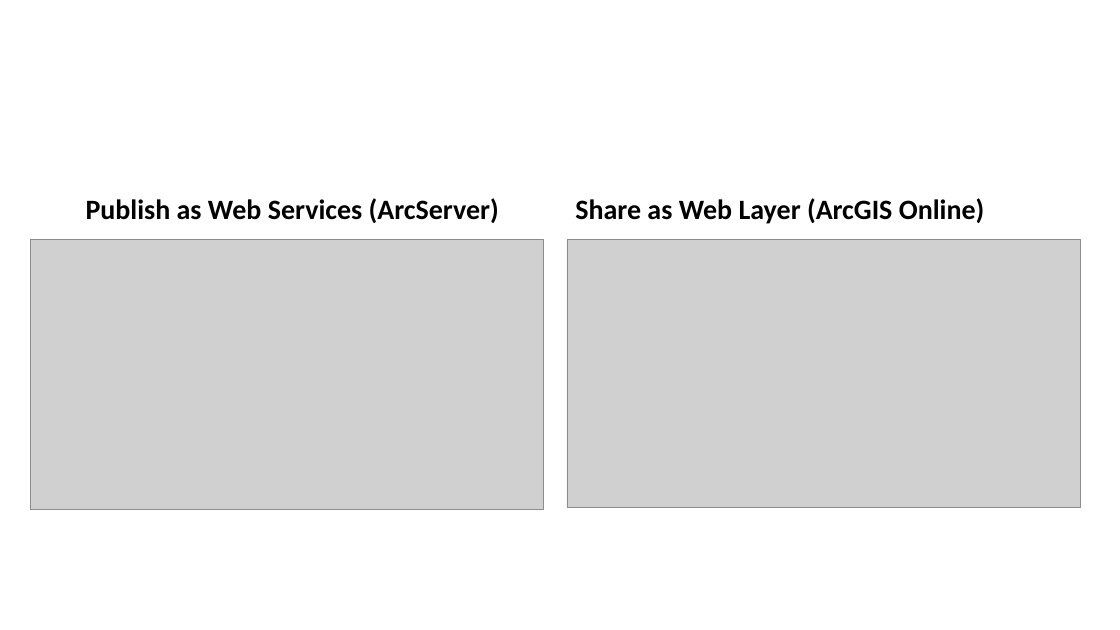
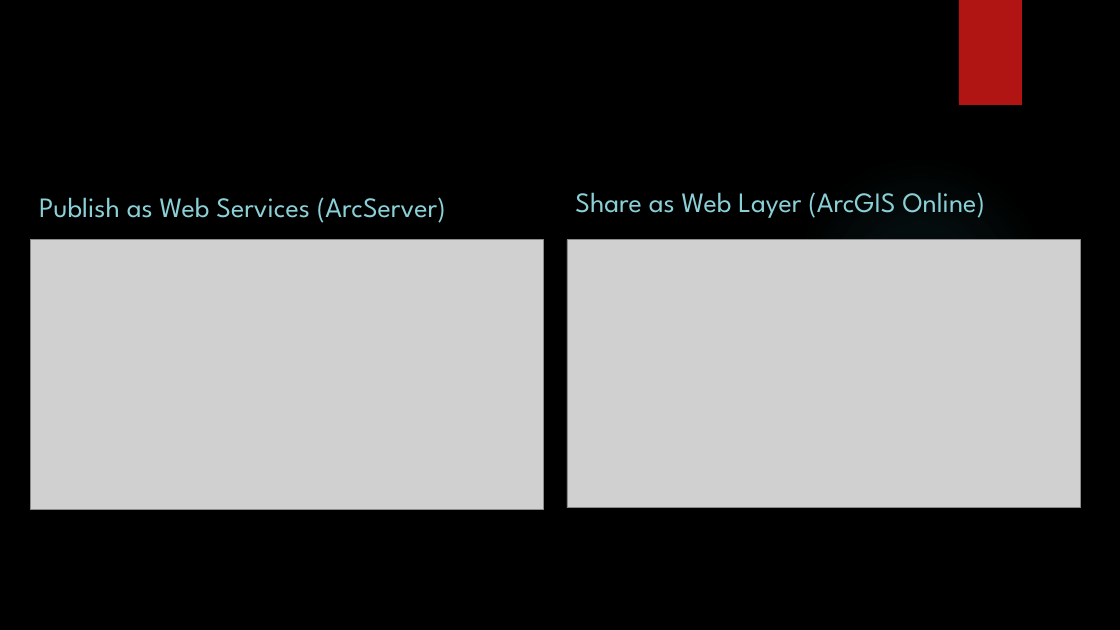
Before and after one commit to MGIS-UMN/GIS5577_week11, a slide deck: slide 27 of Creating_geospatial_services_ArcPro.pptx. Drawn at 1120x630 pixels with LibreOffice and Linux fonts; fonts in the diff are those of the drawing; grey boxes stand for pictures; background and template pictures are left out. Boxes give left, top, right and bottom in pixels: in the first picture for what was removed or moved away, otherwise in the second. Text is boxed around its words. In the diff, an @@ line names an element or a change of style, - is before the commit and + after.

Commit message:
added theme to ArcPro ppt

```diff
--- a/Creating_geospatial_services_ArcPro.pptx
+++ b/Creating_geospatial_services_ArcPro.pptx
@@ background #FFFFFF to picture (left out) @@
@@ rectangle added at [959,0,1022,105], fill #B01513 @@
@@ text "Publish as Web Services (ArcServer)" at [39,197,446,223]: font Calibri to League Spartan, text colour #000000 to #8AD0D6, bold off; line spacing 0.9 to 1 @@
@@ text "Publish as Web Services (ArcServer)": place and size @@
-text "Publish as Web Services (ArcServer)" at [86,198,499,223]
+text "Publish as Web Services (ArcServer)" at [39,197,446,223]
@@ text "Share as Web Layer (ArcGIS ..." at [575,192,985,218]: font Calibri to League Spartan, text colour #000000 to #8AD0D6, bold off; line spacing 0.9 to 1 @@
@@ ellipse added at [791,154,1049,413], fill gradient #50B9C1 @@
```
Also in this commit, not shown: 25 other slides changed, 1 slide added, 1 slide removed.
